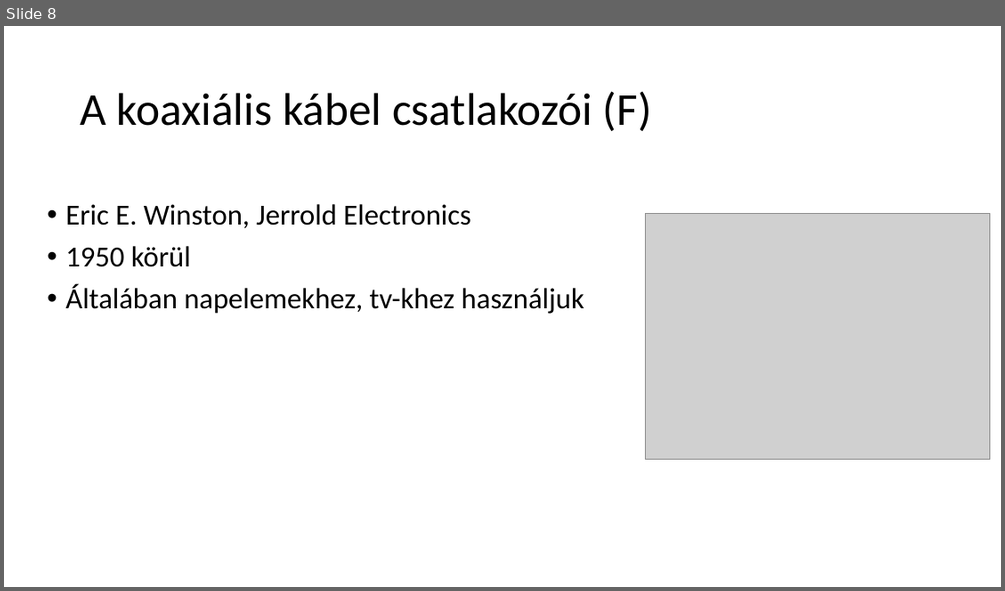
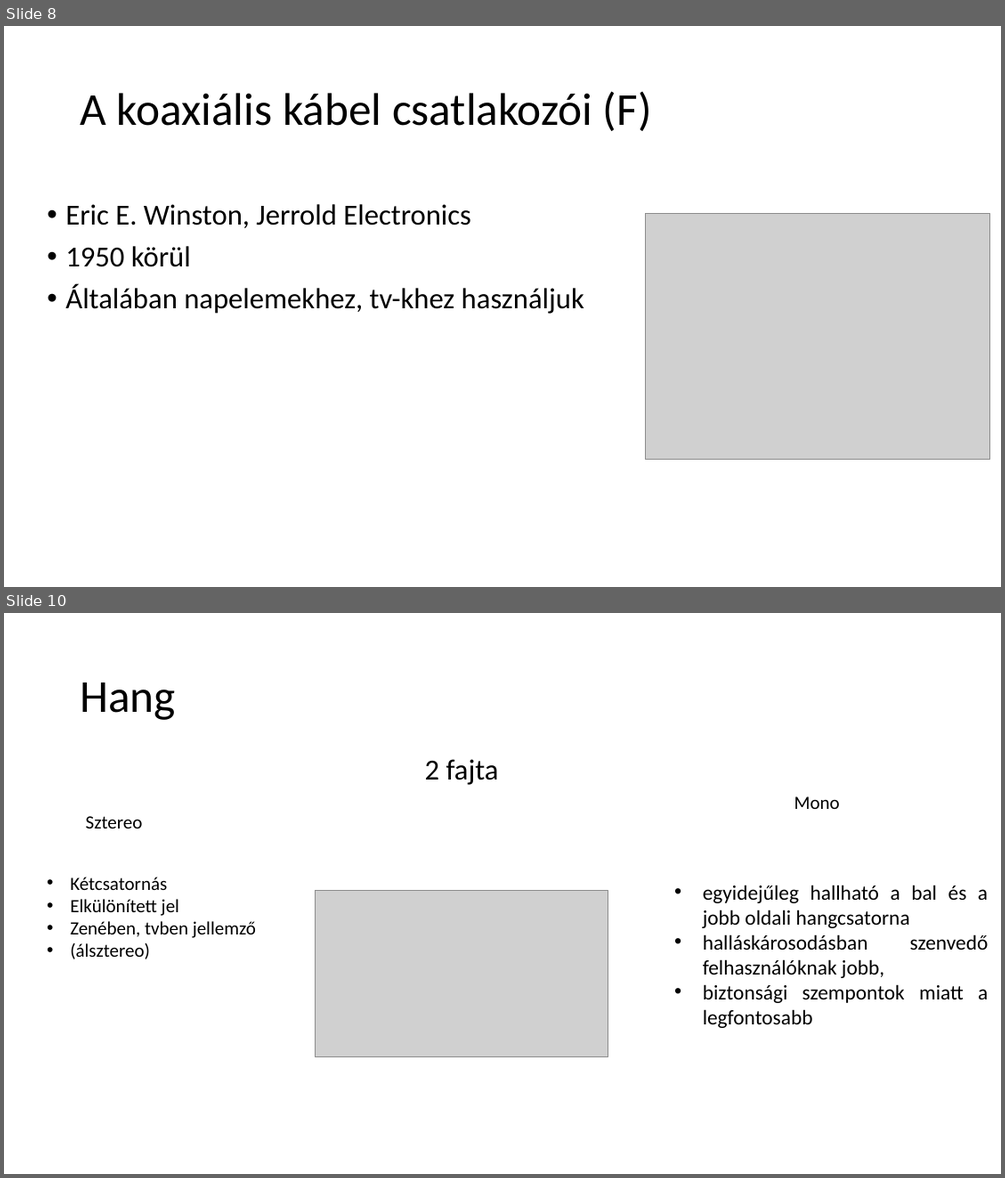
Before and after one commit to peterdaviid/Atviteli_kozeg_project, a slide deck: Vezetékes és vezeték nélküli átviteli közegek.pptx. Shown one above the other, each under a label of ours: slide 8 before the commit, slides 8 and 10 after it; the slides between them are not shown. The pictures are 1005x591 and 1005x1178 pixels, drawn with LibreOffice and Linux fonts; fonts in the diff are those of the drawing; grey boxes stand for pictures. Boxes give left, top, right and bottom in pixels: in the first picture for what was removed or moved away, otherwise in the second. Text is boxed around its words. In the diff, an @@ line names an element or a change of style, - is before the commit and + after.

```diff
--- a/Vezetékes és vezeték nélküli átviteli közegek.pptx
+++ b/Vezetékes és vezeték nélküli átviteli közegek.pptx
@@ slide 10 added at box(4, 613, 1001, 1174), background #FFFFFF @@
@@ title added at box(80, 682, 176, 720), 44 pt, text #000000 @@
+Hang
@@ text added at box(425, 759, 499, 785), 28 pt, text #000000 @@
+2 fajta
@@ text added at box(794, 796, 840, 809), 18 pt, text #000000 @@
+Mono
@@ text added at box(86, 816, 143, 828), 18 pt, text #000000 @@
+Sztereo
@@ text added at box(70, 876, 256, 959), 18 pt, text #000000 @@
+• Kétcsatornás
+• Elkülönített jel
+• Zenében, tvben jellemző
+• (álsztereo)
@@ picture added at box(316, 891, 608, 1056) @@
@@ text added at box(703, 884, 988, 1028), 20 pt, text #000000 @@
+• egyidejűleg hallható a bal és a jobb oldali hangcsatorna
+• halláskárosodásban szenvedő felhasználóknak jobb,
+• biztonsági szempontok miatt a legfontosabb
```
Also in this commit, not shown: 2 slides changed, 3 other slides added, 1 slide removed.
